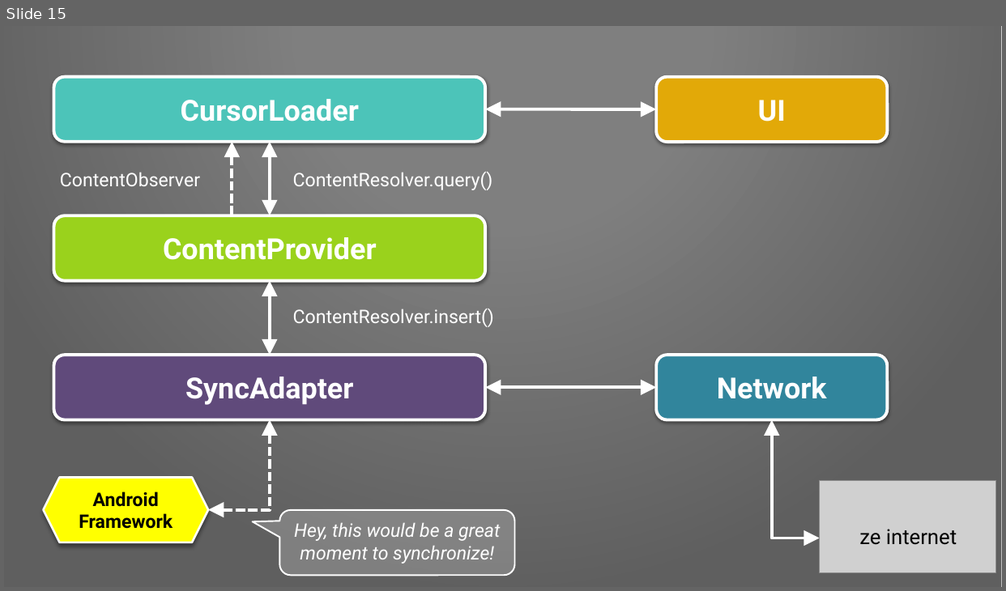
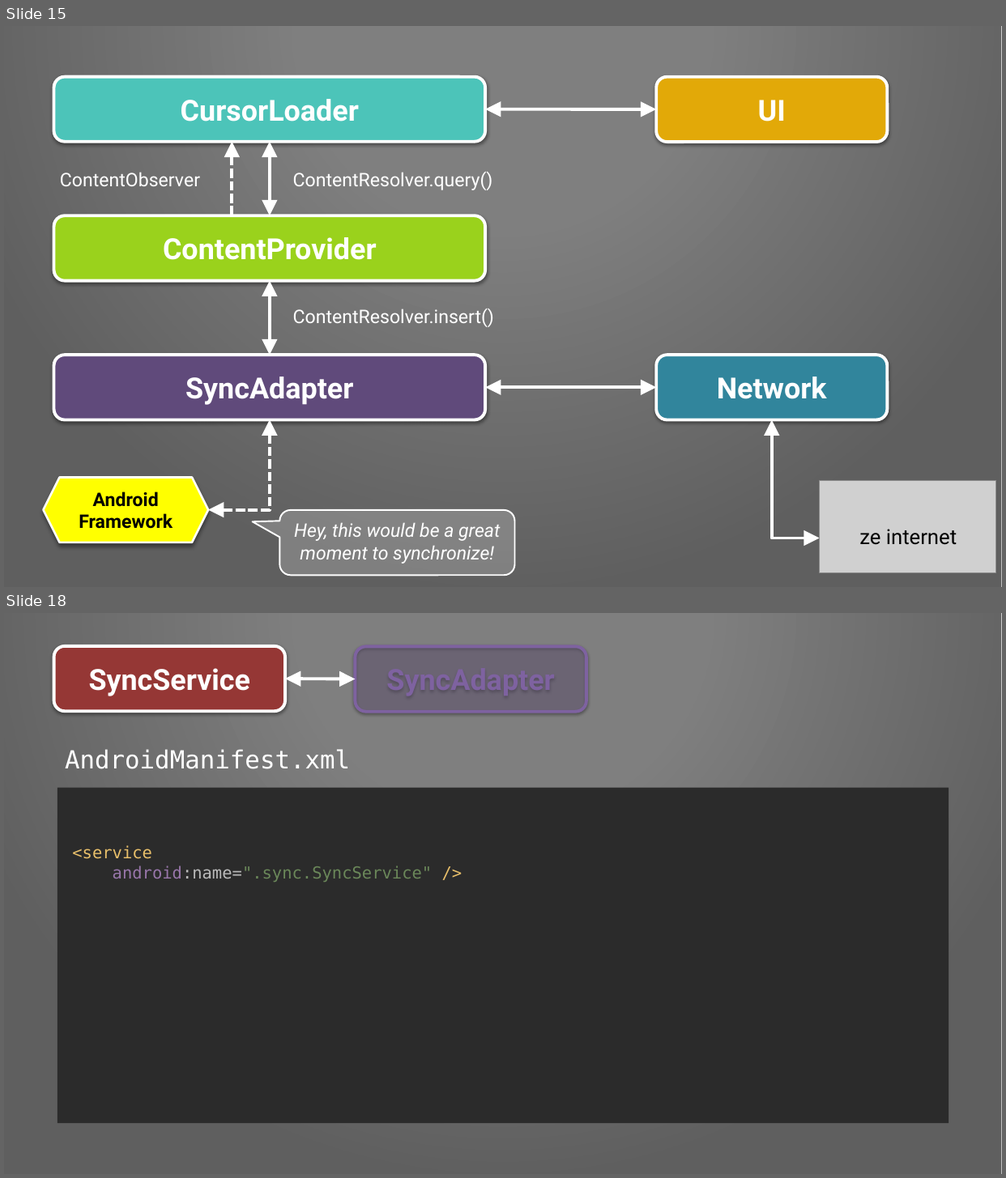
Before and after one commit to Pixplicity/sync-demo, a slide deck: I've been doing some syncing.pptx. Shown one above the other, each under a label of ours: slide 15 before the commit, slides 15 and 18 after it; the slides between them are not shown. The pictures are 1006x591 and 1006x1178 pixels, drawn with LibreOffice and Linux fonts; fonts in the diff are those of the drawing; grey boxes stand for pictures; background and template pictures are left out. Boxes give left, top, right and bottom in pixels: in the first picture for what was removed or moved away, otherwise in the second. Text is boxed around its words. In the diff, an @@ line names an element or a change of style, - is before the commit and + after.

Commit message:
added section on SyncAdapter and account type & name

```diff
--- a/I've been doing some syncing.pptx
+++ b/I've been doing some syncing.pptx
@@ slide 18 added at (x1=4, y1=613, x2=1002, y2=1174), background picture (left out); not listed: 1 template element that a slide beside it also shows @@
@@ rounded rectangle added at (x1=54, y1=646, x2=286, y2=711), fill #953735, outline #FFFFFF 3 pt, 28 pt, text #FFFFFF, bold @@
+SyncService
@@ rounded rectangle added at (x1=355, y1=647, x2=586, y2=712), fill #604A7B at 30% opacity, outline #7E62A0 3 pt, 28 pt, text #7E62A0, bold @@
+SyncAdapter
@@ double arrow added from (286, 679) to (355, 679), #FFFFFF 3 pt @@
@@ text added at (x1=65, y1=749, x2=350, y2=769), 24 pt, text #FFFFFF @@
+AndroidManifest.xml
@@ rectangle added at (x1=57, y1=787, x2=948, y2=1123), fill #2B2B2B, 16 pt, text #6A8759 @@
+<service
+android:name=".sync.SyncService" />
```
Also in this commit, not shown: 7 slides changed, 5 other slides added.
